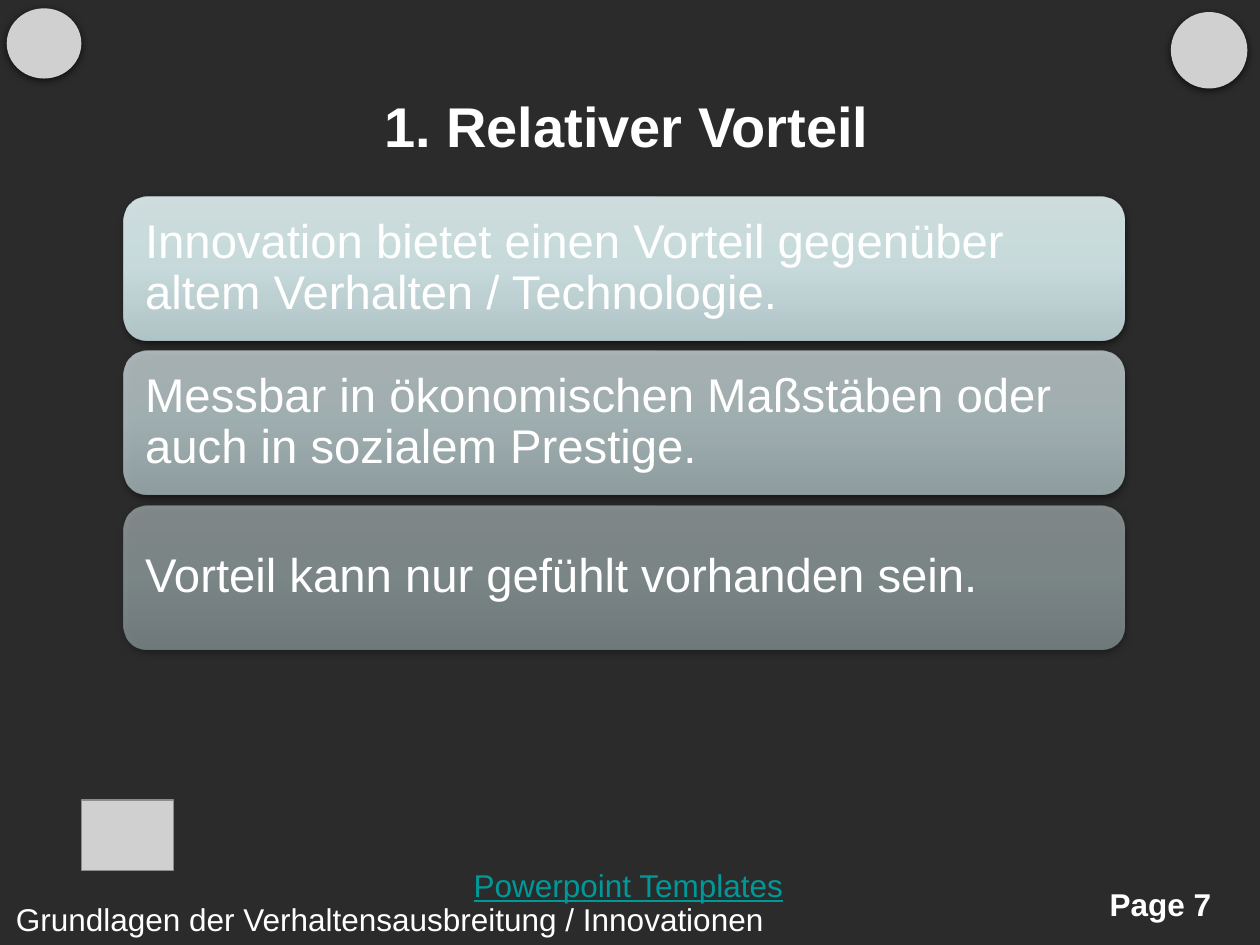
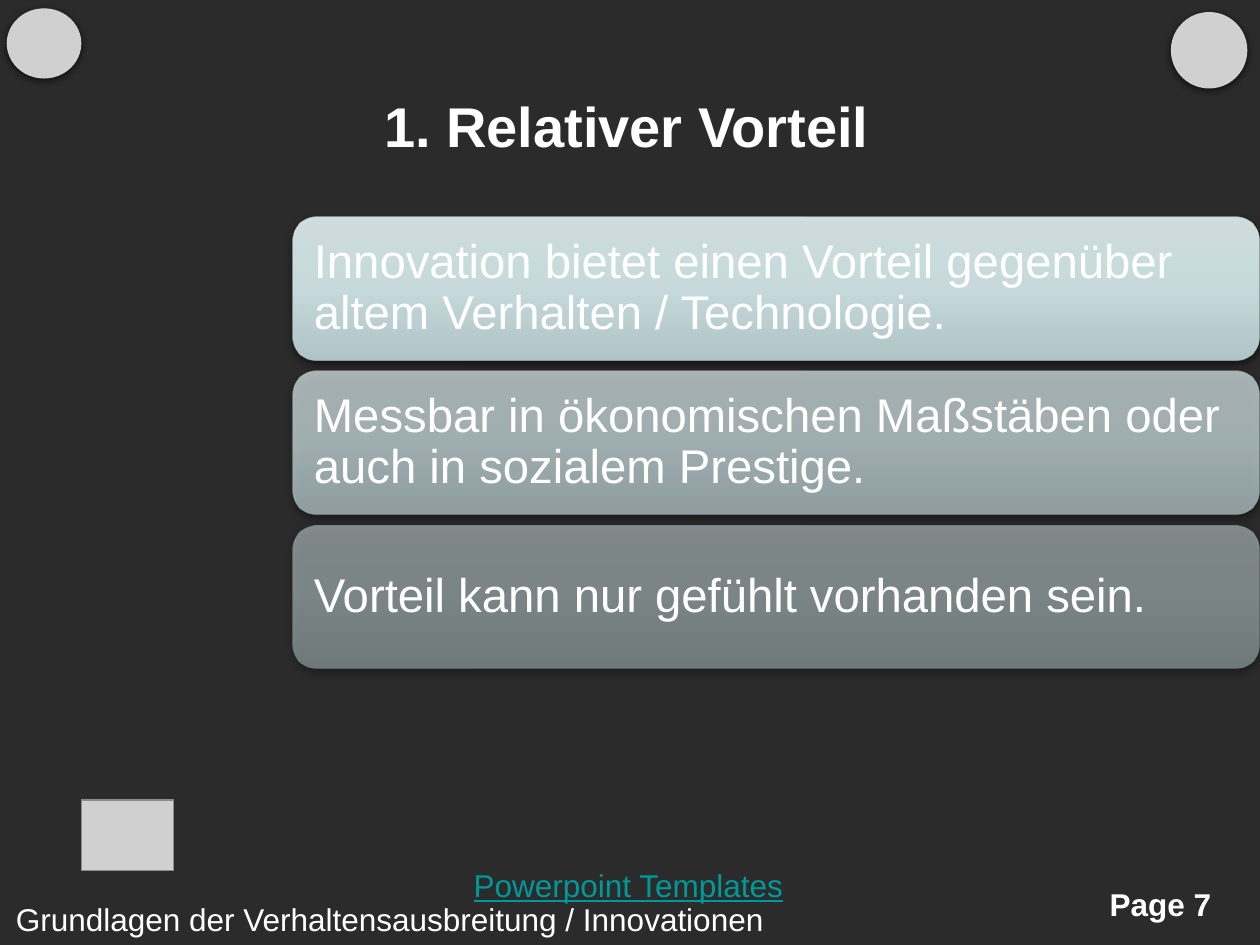
Before and after one commit to BlindSide89/Simple, a slide deck: slide 7 of Presentations/PresentationNEWStyle.pptx. Drawn at 1260x945 pixels with LibreOffice and Linux fonts; fonts in the diff are those of the drawing; grey boxes stand for pictures; background and template pictures are left out; a plain dark background stands for a picture behind light text. Boxes give left, top, right and bottom in pixels: in the first picture for what was removed or moved away, otherwise in the second. Text is boxed around its words. In the diff, an @@ line names an element or a change of style, - is before the commit and + after.

```diff
--- a/Presentations/PresentationNEWStyle.pptx
+++ b/Presentations/PresentationNEWStyle.pptx
@@ rounded rectangle: place and size @@
-rounded rectangle at <box>123,197,1124,340</box>
+rounded rectangle at <box>292,217,1260,360</box>
@@ text "Innovation bietet einen Vorteil gegenüber ...": place and size @@
-text "Innovation bietet einen Vorteil gegenüber ..." at <box>145,224,1004,319</box>
+text "Innovation bietet einen Vorteil gegenüber ..." at <box>314,244,1172,339</box>
@@ rounded rectangle: place and size @@
-rounded rectangle at <box>123,352,1124,495</box>
+rounded rectangle at <box>292,370,1260,514</box>
@@ text "Messbar in ökonomischen Maßstäben oder ...": place and size @@
-text "Messbar in ökonomischen Maßstäben oder ..." at <box>145,378,1052,473</box>
+text "Messbar in ökonomischen Maßstäben oder ..." at <box>314,398,1220,493</box>
@@ rounded rectangle: place and size @@
-rounded rectangle at <box>123,505,1124,649</box>
+rounded rectangle at <box>292,525,1260,669</box>
@@ text "Vorteil kann nur gefühlt vorhanden ...": place and size @@
-text "Vorteil kann nur gefühlt vorhanden ..." at <box>145,558,978,602</box>
+text "Vorteil kann nur gefühlt vorhanden ..." at <box>314,578,1146,622</box>
```
Also in this commit, not shown: 38 other slides changed, 10 slides added, 3 slides removed, 1 other file.
